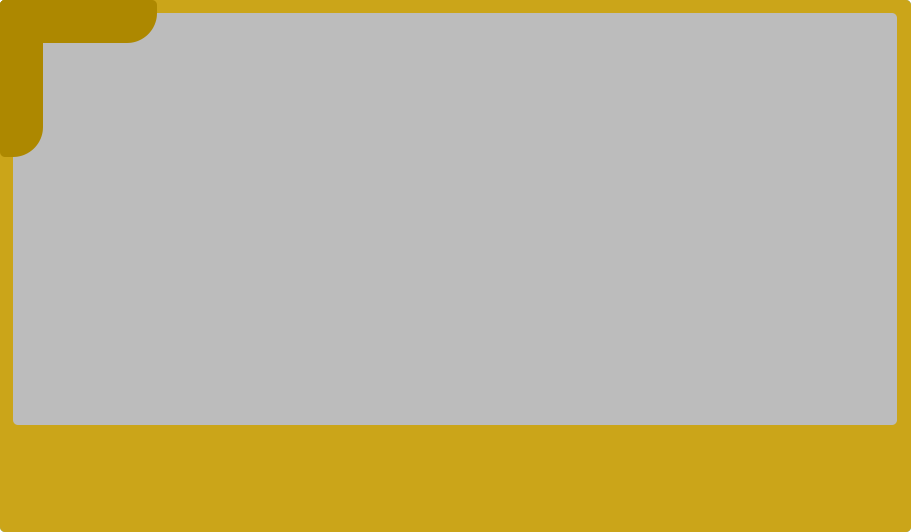
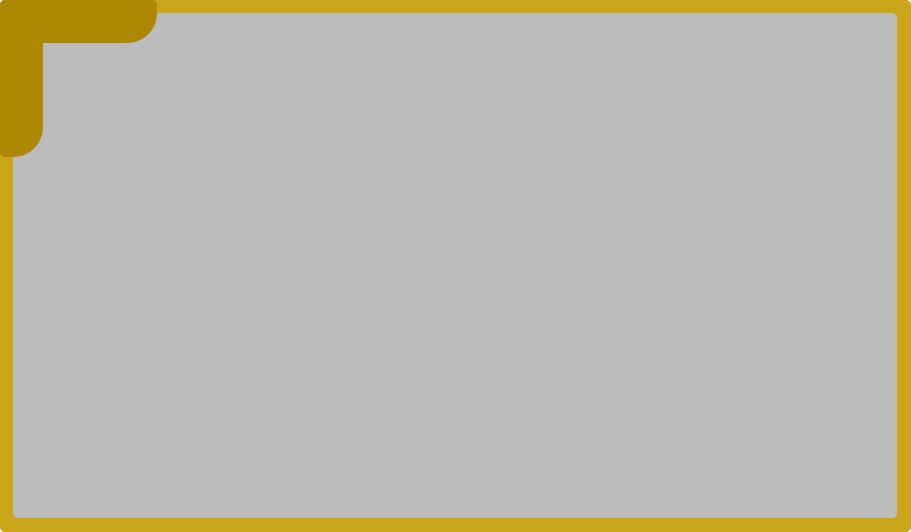
Layered file, before and after one edit (911 × 532). Changes by layer:
painted on "Rectangle 1" (4th of 5, in "Button Up Highlighted") over [13, 420, 897, 518]
hid group "Button Up" (4 layers) over [0, 0, 911, 532]
